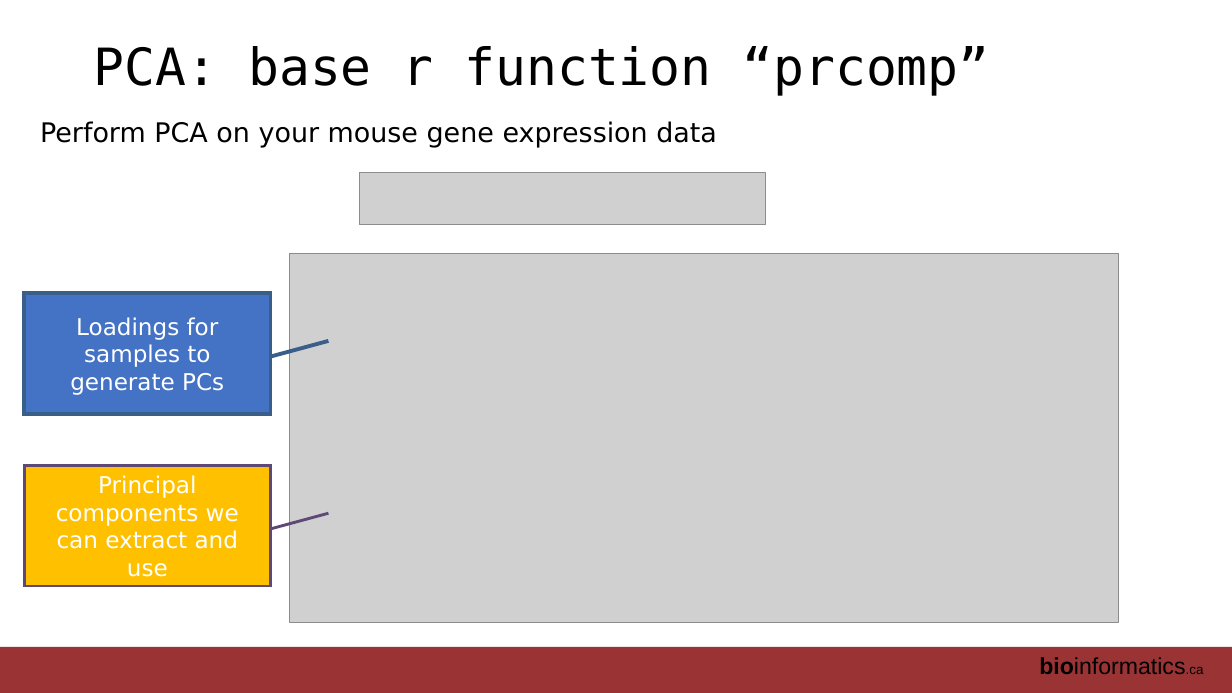
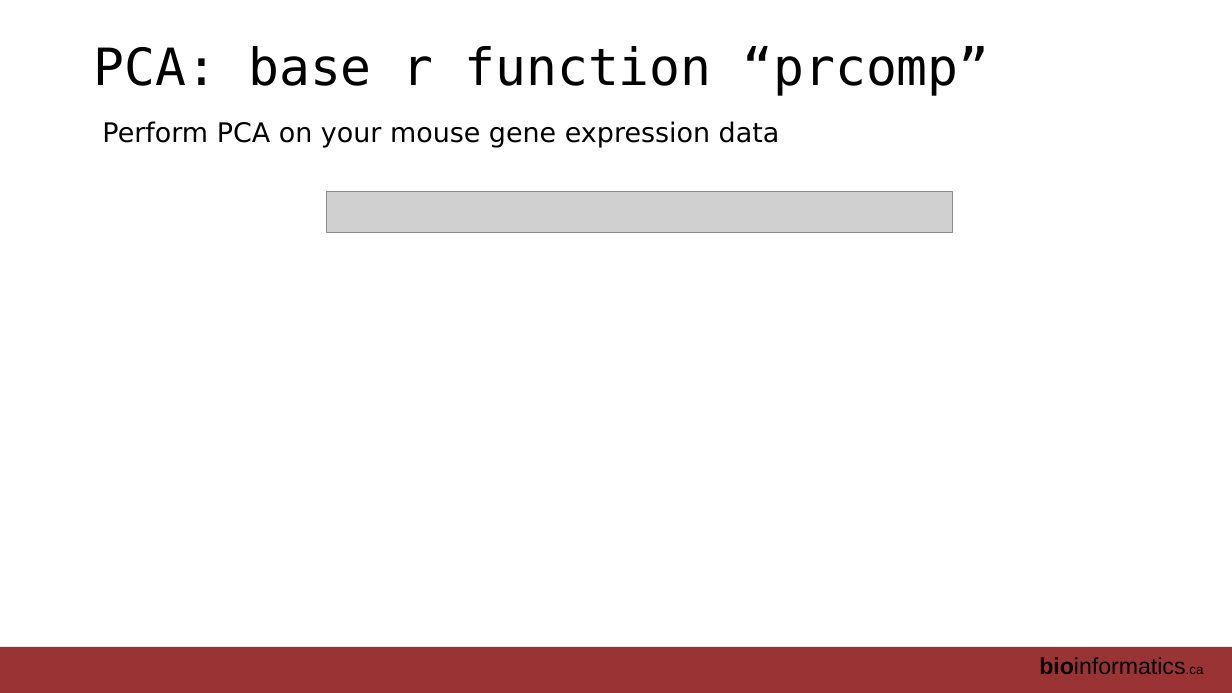
Before and after one commit to RealPaiLab/CBW_AUR2023, a slide deck: slide 26 of book/lectures/AUR_2023_Module2_DimensionReduction.pptx (slide 10 before the commit). Drawn at 1232x693 pixels with LibreOffice and Linux fonts; fonts in the diff are those of the drawing; grey boxes stand for pictures. Boxes give left, top, right and bottom in pixels: in the first picture for what was removed or moved away, otherwise in the second. Text is boxed around its words. In the diff, an @@ line names an element or a change of style, - is before the commit and + after.

```diff
--- a/book/lectures/AUR_2023_Module2_DimensionReduction.pptx
+++ b/book/lectures/AUR_2023_Module2_DimensionReduction.pptx
@@ text "Perform PCA on your mouse ...": place and size @@
-text "Perform PCA on your mouse ..." at [40, 121, 717, 147]
+text "Perform PCA on your mouse ..." at [102, 121, 780, 147]
@@ picture removed at [360, 173, 766, 226] @@
@@ picture added at [326, 192, 953, 233] @@
@@ picture removed at [289, 254, 1119, 623] @@
@@ freeform shape removed at [24, 293, 271, 413] @@
-Loadings for samples to generate PCs
@@ freeform shape removed at [24, 466, 271, 586] @@
-Principal components we can extract and use
```
Also in this commit, not shown: 6 other slides changed, 26 slides added, 6 slides removed.
